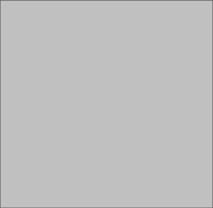
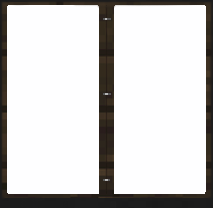
Revision of a layered 213×208 image; what changed, layer by layer:
renamed "Слой 1" to "Заливка цветом 1", painted on it over left=0, top=0, right=213, bottom=208
removed layer "Фон" over left=0, top=0, right=213, bottom=208
